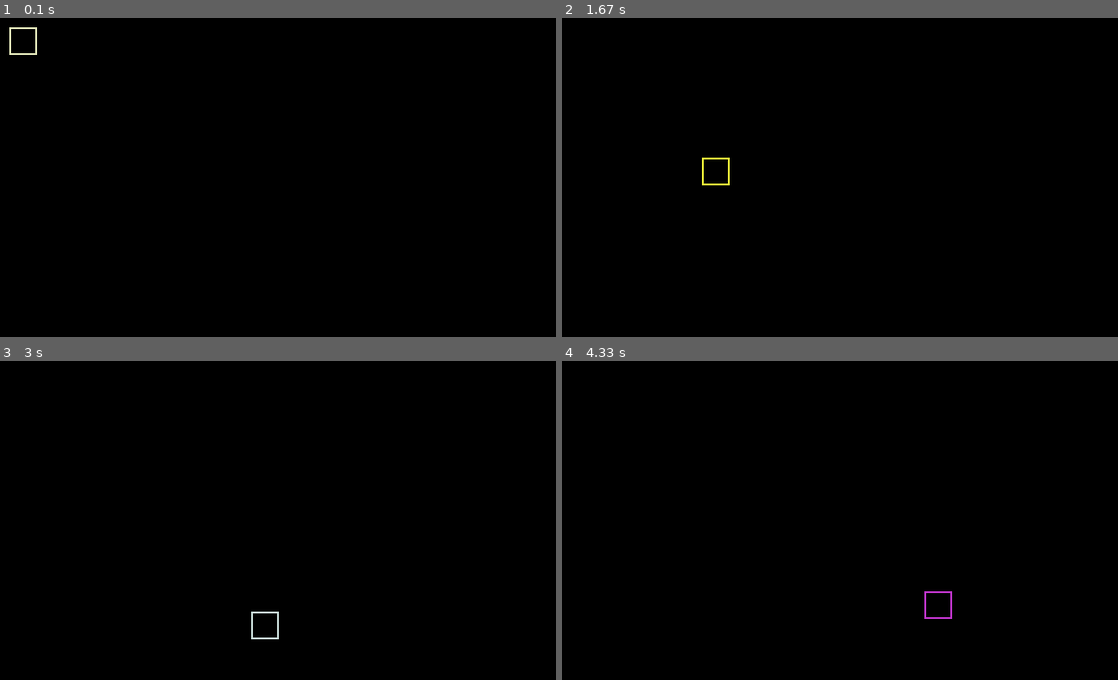
Above: before the commit, frames 1-4 (two rows, left to right).
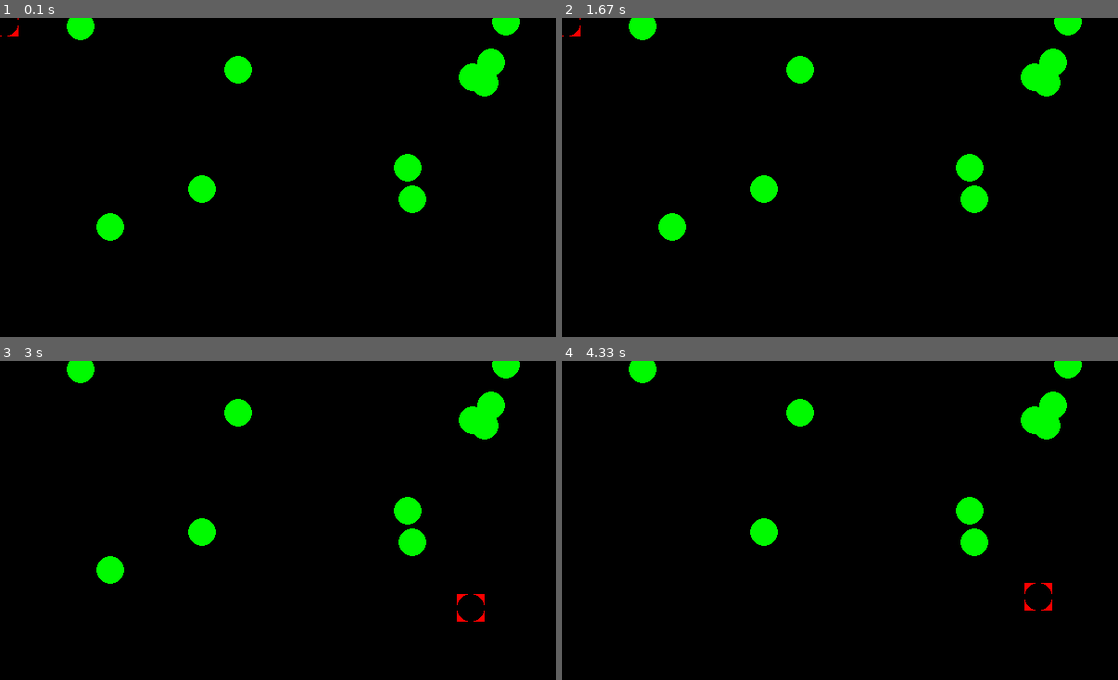
Above: after the commit, the same moments.

Repository: TieuLenh/demo2
Game: pygame game, started from demo2.py
Same seed, same stepped clock (60 frames per second), same inputs: the game is played once before the commit and once after it.
Inputs (mouse positions are in pixels of both pictures, inside the frame that each line leads up to):
- Up to frame 1 (0.1 s): no input
- Up to frame 2 (1.67 s): hold H 0.33-0.8 s; move the mouse to (817, 193) at 0.37 s; click (895, 250) at 0.88 s
- Up to frame 3 (3 s): hold H 1.67-2.13 s; move the mouse to (289, 415) at 1.7 s; click (278, 561) at 2.22 s; click (200, 456) at 2.55 s; click (472, 606) at 2.88 s
- Up to frame 4 (4.33 s): click (662, 555) at 3.22 s; click (678, 459) at 3.55 s; click (684, 558) at 3.88 s; click (1040, 597) at 4.22 s

The runs differ from the first frame. In frame 1, 3.1% of the frame differs, in the area x 0-94%, y 0-70%; in frame 2, 3.1%; in frame 3, 3.2%, in the area x 12-94%, y 0-88%; in frame 4, 2.9%.

Commit message:
game demo2

Diff:
--- a/demo2.py
+++ b/demo2.py
@@ -1,55 +1,60 @@
 import pygame
-import demo21 as dm21
+from demo21 import *
+from monster import *
+
 pygame.init()
 
+unit = 30
 wd_w, wd_h = 600, 350
-unit = 30
+center_x = wd_w // 2
+center_y = wd_h // 2
 screen = pygame.display.set_mode((wd_w,wd_h), pygame.RESIZABLE)
+pygame.display.set_caption('game demo2')
 
 pl_rect = pygame.Rect(1,1,unit,unit)
 pl_move = 1
 mx = 1
 my = 1
+cl = red
+mouse_hiden = True
+
+monster_list = set_monster(wd_w, wd_h, 10)
+
 clock = pygame.time.Clock()
 fps = 90
 running = True
 while running:
-  screen.fill(dm21.black)
+  screen.fill(black)
   if wd_w != screen.get_width() or wd_h != screen.get_height():
     wd_w, wd_h = pygame.display.get_window_size()
+  mouse_x, mouse_y = pygame.mouse.get_pos()
   for event in pygame.event.get():
     if event.type == pygame.QUIT:
       running = False
     if event.type == pygame.KEYDOWN:
-      if event.key == pygame.K_UP and pl_move < 5:
-        pl_move += 1
-      if event.key == pygame.K_DOWN and pl_move > 1:
-        pl_move -= 1
-      if event.key == pygame.K_s:
-        fps = int(input('Nhap fps: '))
-      if event.key == pygame.K_r:
-        fps = 90
+      if event.key == pygame.K_h:
+        mouse_hiden = not mouse_hiden
+        pygame.mouse.set_pos((pl_rect.x + pl_rect.w // 2, pl_rect.y + pl_rect.h // 2  ))
+    if event.type == pygame.MOUSEBUTTONDOWN:
+      if event.button == 1:
+        pass
 
-  key = pygame.key.get_pressed()
-  if key[pygame.K_w]:
-    pl_rect.y -= pl_move
-  if key[pygame.K_s]:
-    pl_rect.y += pl_move
-  if key[pygame.K_a]:
-    pl_rect.x -= pl_move
-  if key[pygame.K_d]:
-    pl_rect.x += pl_move
-  if pl_rect.x <= 0:
-    mx = 1
-  if pl_rect.x + pl_rect.w >= wd_w:
-    mx = -1
-  if pl_rect.y <= 0:
-    my = 1
-  if pl_rect.y + pl_rect.h >= wd_h:
-    my = -1
-  pl_rect.x += mx * pl_move
-  pl_rect.y += my * pl_move
-  pygame.draw.rect(screen, dm21.randCl(), pl_rect, 2)
+
+  if 0 < mouse_x <= wd_w and 0 < mouse_y <= wd_h:
+    if mouse_hiden:
+      pygame.mouse.set_visible(False) # hide mouse cursor
+      pl_rect.x = mouse_x - unit/2
+      pl_rect.y = mouse_y - unit/2
+    else:
+      pygame.mouse.set_visible(True) # show mouse cursor
+  pygame.draw.rect(screen, cl, pl_rect)
+  pygame.draw.circle(screen, black, (pl_rect.x + pl_rect.w/2, pl_rect.y + pl_rect.h/2),unit/2)
+  for m in reversed(range(len(monster_list))):
+    pygame.draw.circle(screen, green, (monster_list[m].x, monster_list[m].y), unit/2)
+    if pl_rect.collidepoint(monster_list[m].x, monster_list[m].y):
+      del_monster(monster_list,m)
+  if len(monster_list) == 0:
+    monster_list = set_monster(wd_w, wd_h, 10)
   pygame.display.update()
   clock.tick(fps)
 pygame.quit()
--- /dev/null
+++ b/monster.py
@@ -0,0 +1,18 @@
+from random import randint
+
+class monster:
+    def __init__(self,x,y):
+        self.x = x
+        self.y = y
+
+
+def set_monster(wd_w, wd_h, n):
+    monster_list = []
+    for i in range(n):
+        monster_list.append(monster(randint(0, wd_w), randint(0, wd_h)))
+    return monster_list
+
+
+def del_monster(monster_list, index):
+    del monster_list[index]
+    return monster_list
